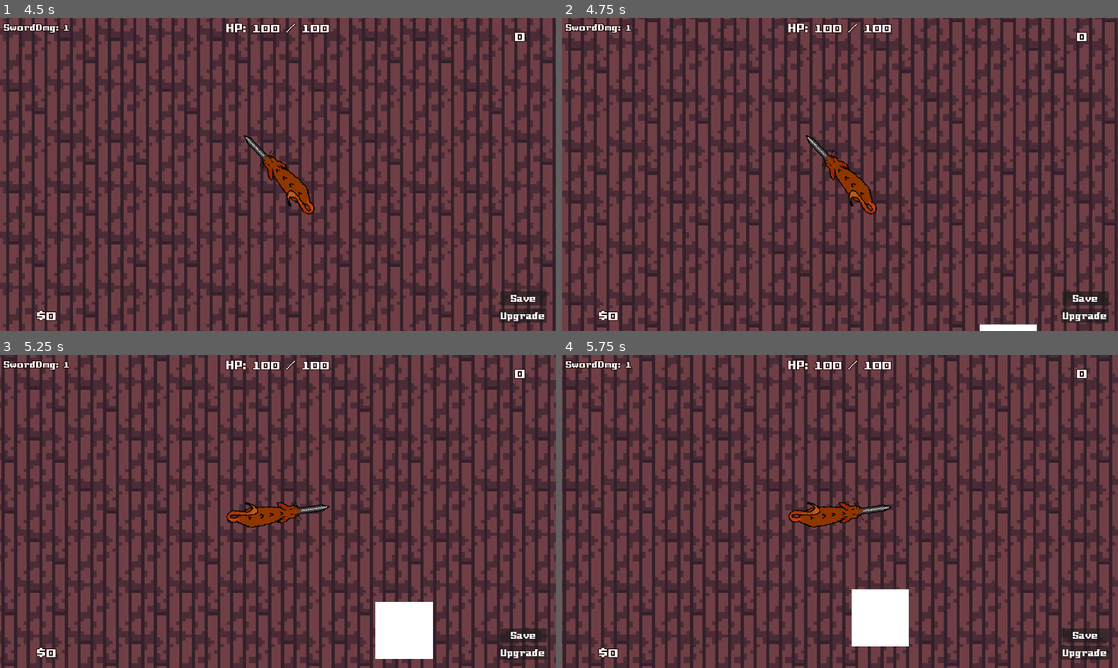
Above: before the commit, frames 1-4 (two rows, left to right).
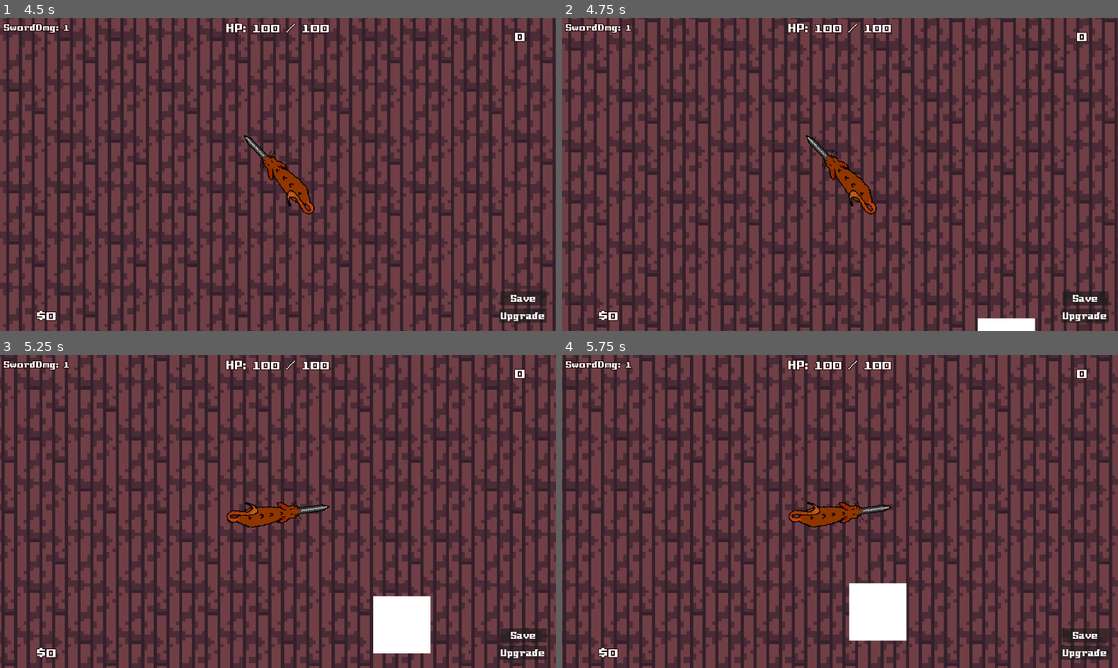
Above: after the commit, the same moments.

Repository: snoutibur-academic/Dingy-Dungeon-Game
Game: Godot game, scene res://Scenes/Main/Main.tscn
Same seed, same stepped clock (60 frames per second), same inputs: the game is played once before the commit and once after it.
Inputs (mouse positions are in pixels of both pictures, inside the frame that each line leads up to):
- Up to frame 1 (4.5 s): click "New run" at 0.5 s; move the mouse to (250, 237) at 1.27 s; hold W (up) 1.28-2.78 s; move the mouse to (444, 221) at 2.02 s; move the mouse to (111, 127) at 2.77 s; hold A (left) 2.78-4.28 s; move the mouse to (305, 174) at 3.52 s; move the mouse to (194, 96) at 4.27 s; hold S (down) from 4.28 s (still down)
- Up to frame 2 (4.75 s): keep holding S (down)
- Up to frame 3 (5.25 s): move the mouse to (400, 495) at 5.02 s; release S (down) at 5.03 s; hold D (right) from 5.03 s (still down)
- Up to frame 4 (5.75 s): keep holding D (right)

Frame 1 is identical in both runs. In frame 2, 0.2% of the frame differs, in the area x 74-86%, y 95-100%; in frame 3, 0.5%; in frame 4, 0.6%, in the area x 51-63%, y 72-94%.

Commit message:
Bomb

Diff:
--- a/Mobs/Dingy.tscn
+++ b/Mobs/Dingy.tscn
@@ -9,7 +9,7 @@
 size = Vector2(18, 18)
 
 [sub_resource type="CircleShape2D" id="CircleShape2D_ud4sb"]
-radius = 90.0056
+radius = 322.002
 
 [node name="Dingy" type="CharacterBody2D"]
 script = ExtResource("1_01lvh")
